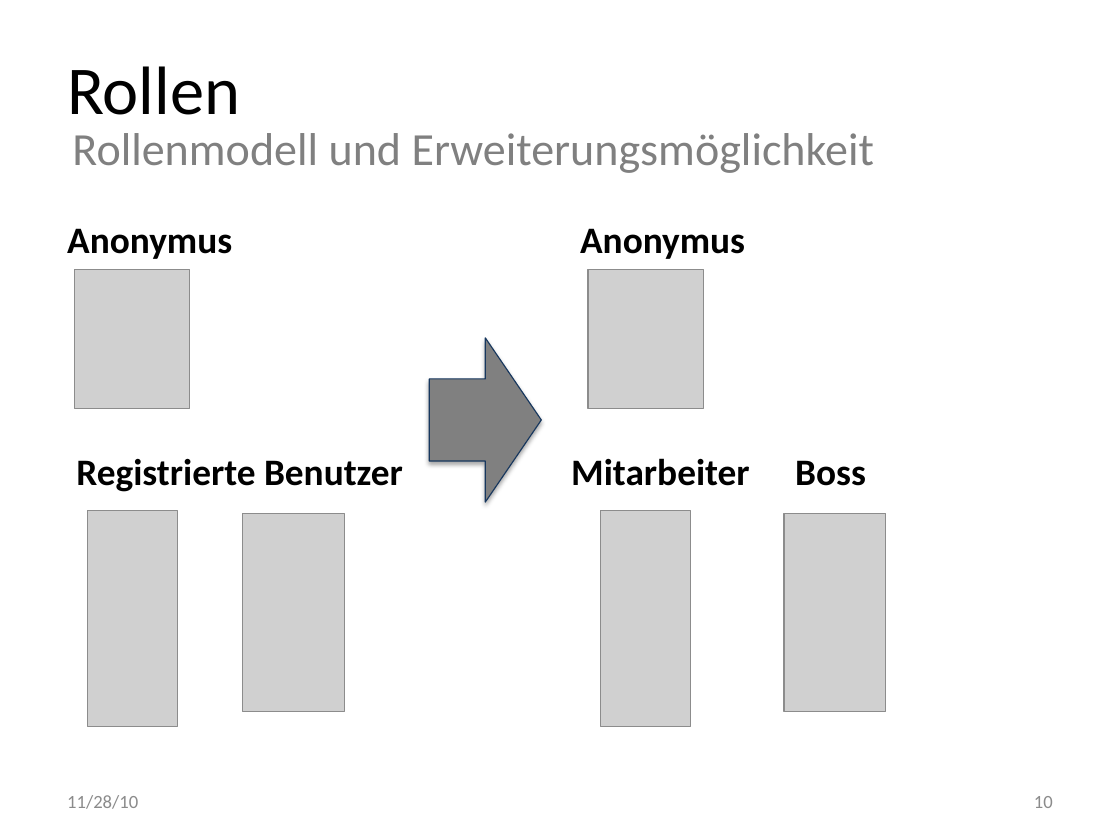
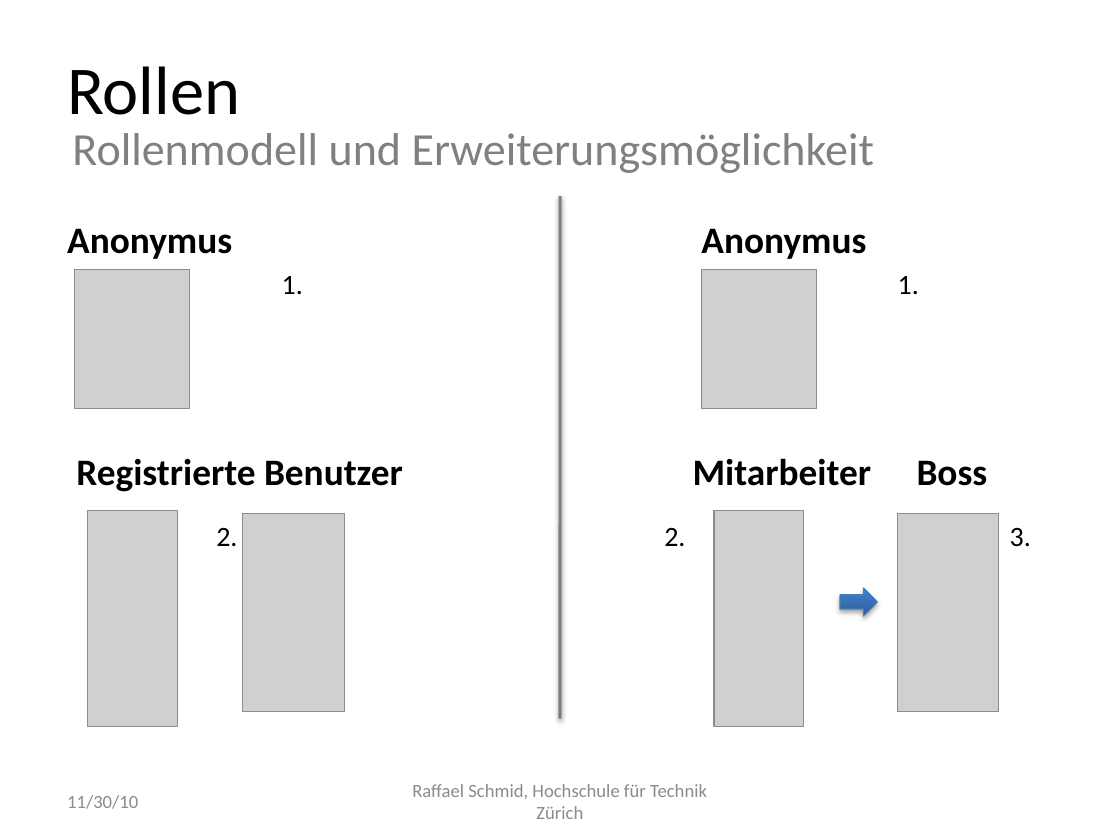
Before and after one commit to raffaelschmid/plannr, a slide deck: slide 14 of documentation/presentation.pptx (slide 10 before the commit). Drawn at 1120x840 pixels with LibreOffice and Linux fonts; fonts in the diff are those of the drawing; grey boxes stand for pictures. Boxes give left, top, right and bottom in pixels: in the first picture for what was removed or moved away, otherwise in the second. Text is boxed around its words. In the diff, an @@ line names an element or a change of style, - is before the commit and + after.

```diff
--- a/documentation/presentation.pptx
+++ b/documentation/presentation.pptx
@@ line added from (560, 719) to (560, 196), #808080 2 pt @@
@@ text "Anonymus": place and size @@
-text "Anonymus" at [580, 228, 745, 259]
+text "Anonymus" at [701, 228, 866, 259]
@@ 3 pictures: place and size @@
-3 pictures at [588, 269, 886, 727]
+3 pictures at [701, 269, 999, 727]
@@ text added at [282, 276, 303, 294], 18 pt, text #000000 @@
+1.
@@ text added at [898, 276, 919, 294], 18 pt, text #000000 @@
+1.
@@ right arrow removed at [429, 338, 541, 503] @@
@@ text "Mitarbeiter Boss": place and size @@
-text "Mitarbeiter Boss" at [571, 458, 866, 486]
+text "Mitarbeiter Boss" at [693, 458, 988, 486]
@@ text added at [216, 528, 237, 546], 18 pt, text #000000 @@
+2.
@@ text added at [664, 528, 685, 546], 18 pt, text #000000 @@
+2.
@@ text added at [1010, 528, 1031, 547], 18 pt, text #000000 @@
+3.
@@ right arrow added at [840, 588, 877, 616], fill gradient #2F5F99 to #3D7CC7 to #3A7CCB, outline #4B7EBC 0.75 pt @@
@@ text at [67, 795, 138, 809]: text changed @@
-11/28/10
+11/30/10
@@ text added at [412, 784, 707, 819], 12 pt, text #8C8C8C @@
+Raffael Schmid, Hochschule für Technik Zürich
@@ page number removed at [1034, 796, 1053, 808] @@
-10
```
Also in this commit, not shown: 17 other slides changed, 12 slides added, 5 slides removed, 8 other files.
